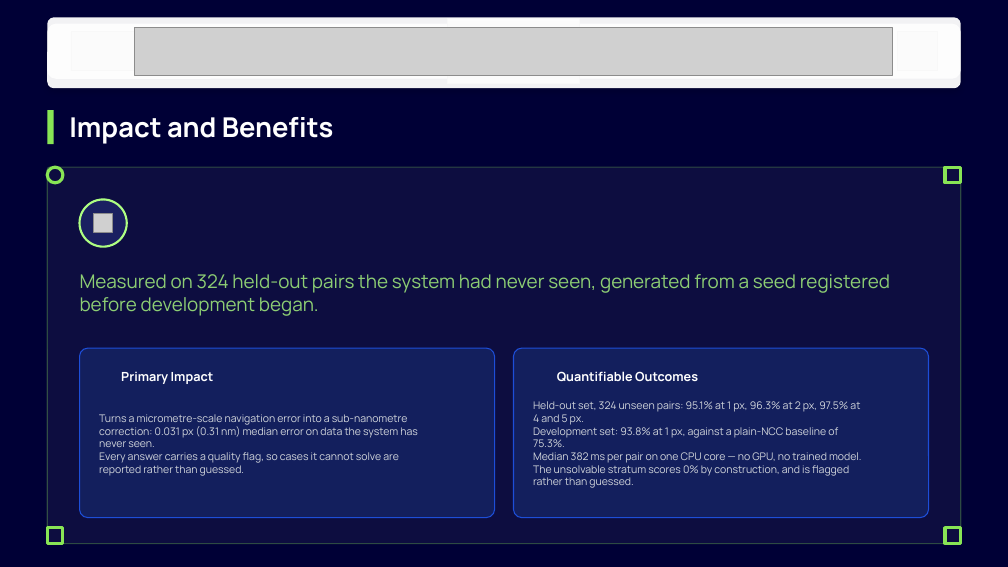
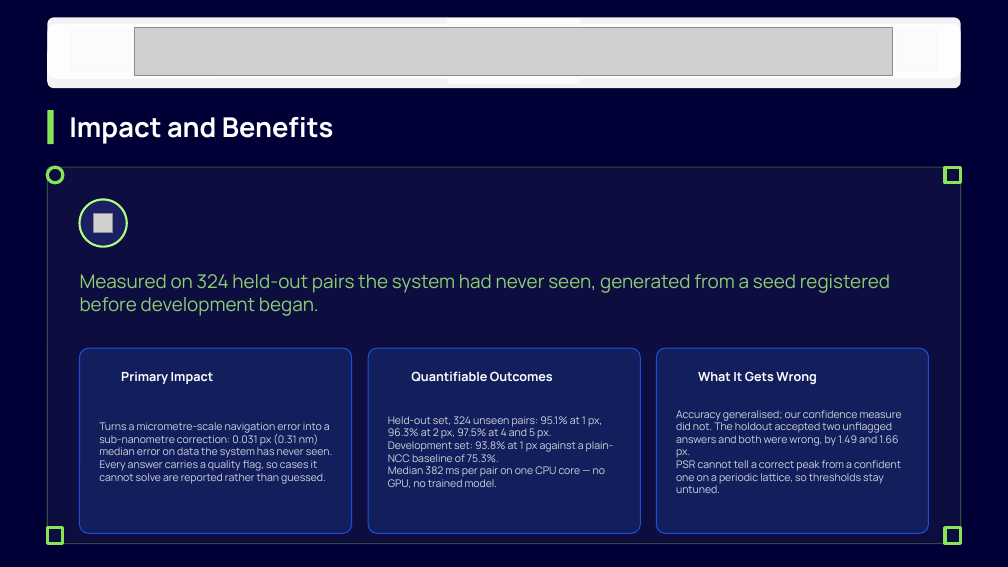
Before and after one commit to Yashaszz/drift-sense, a slide deck: slide 4 of docs/DriftSense_PS02.pptx. Drawn at 1008x567 pixels with LibreOffice and Linux fonts; fonts in the diff are those of the drawing; grey boxes stand for pictures; background and template pictures are left out; a plain dark background stands for a picture behind light text. Boxes give left, top, right and bottom in pixels: in the first picture for what was removed or moved away, otherwise in the second. Text is boxed around its words. In the diff, an @@ line names an element or a change of style, - is before the commit and + after.

```diff
--- a/docs/DriftSense_PS02.pptx
+++ b/docs/DriftSense_PS02.pptx
@@ rounded rectangle: place and size @@
-rounded rectangle at (79,349,495,518)
+rounded rectangle at (79,349,352,534)
@@ rounded rectangle: place and size @@
-rounded rectangle at (513,349,929,518)
+rounded rectangle at (368,349,640,534)
@@ rounded rectangle added at (656,349,929,534), fill #1E3A8A at 40% opacity, outline #1D4ED8 1 pt @@
@@ text "Quantifiable Outcomes": place and size @@
-text "Quantifiable Outcomes" at (557,371,698,381)
+text "Quantifiable Outcomes" at (411,371,553,381)
@@ text added at (698,371,817,384), 12 pt, text #FFFFFF, bold @@
+What It Gets Wrong
@@ text "Turns a micrometre-scale navigation error ..." rewrapped from (99,414,418,476) to (99,422,332,484) @@
@@ text "Held-out set, 324 unseen pairs: ...": place and size @@
-text "Held-out set, 324 unseen pairs: ..." at (533,401,861,488)
+text "Held-out set, 324 unseen pairs: ..." at (388,416,614,488)
@@ text added at (676,410,902,493), 10 pt, text #D1D5DB @@
+Accuracy generalised; our confidence measure did not. The holdout accepted two unflagged answers and both were wrong, by 1.49 and 1.66 px.
+PSR cannot tell a correct peak from a confident one on a periodic lattice, so thresholds stay untuned.
@@ text at (388,441,614,462): text changed @@
-Development set: 93.8% at 1 px, against a plain-NCC baseline of 75.3%.
+Development set: 93.8% at 1 px against a plain-NCC baseline of 75.3%.
@@ text at (533,465,849,488): paragraph removed @@
-The unsolvable stratum scores 0% by construction, and is flagged rather than guessed.
```
Also in this commit, not shown: 2 other slides changed, 3 other files.
